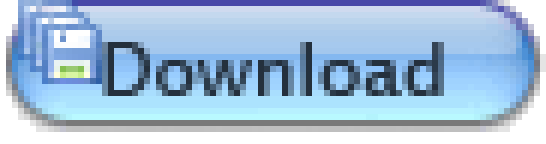
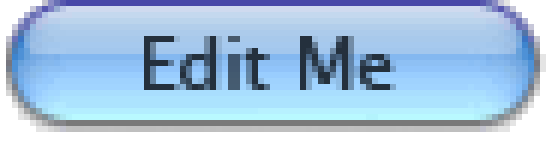
The second 546 × 144 image is a revision of the first. Changes to its layers:
removed layer "Layer 2" over [18, 0, 102, 84]
renamed "Download" to "Edit Me", painted on it over [102, 36, 444, 96]
